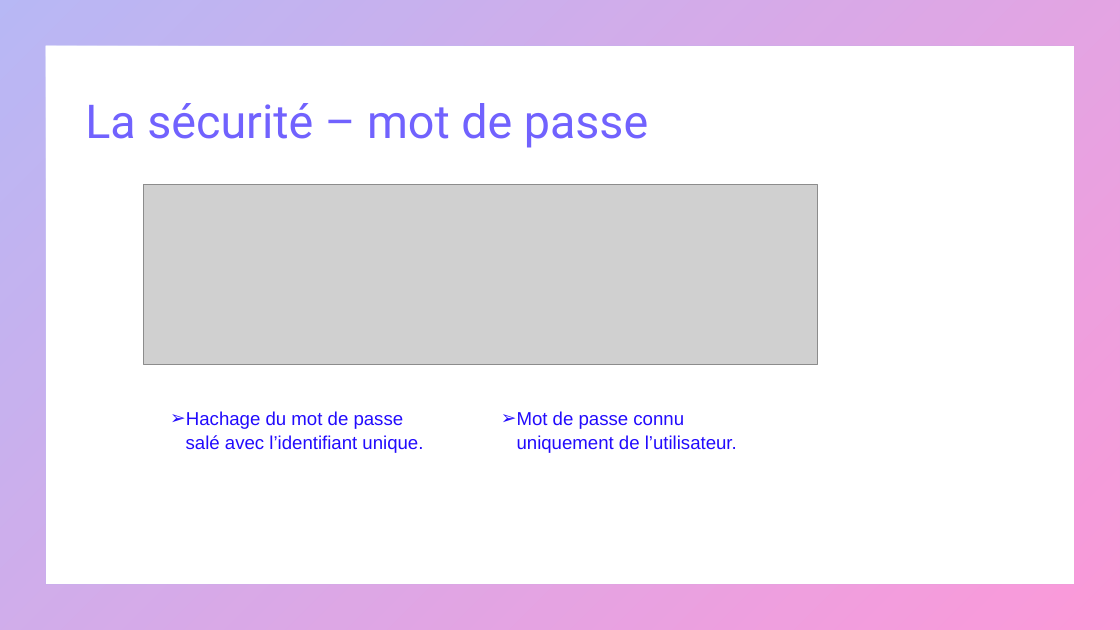
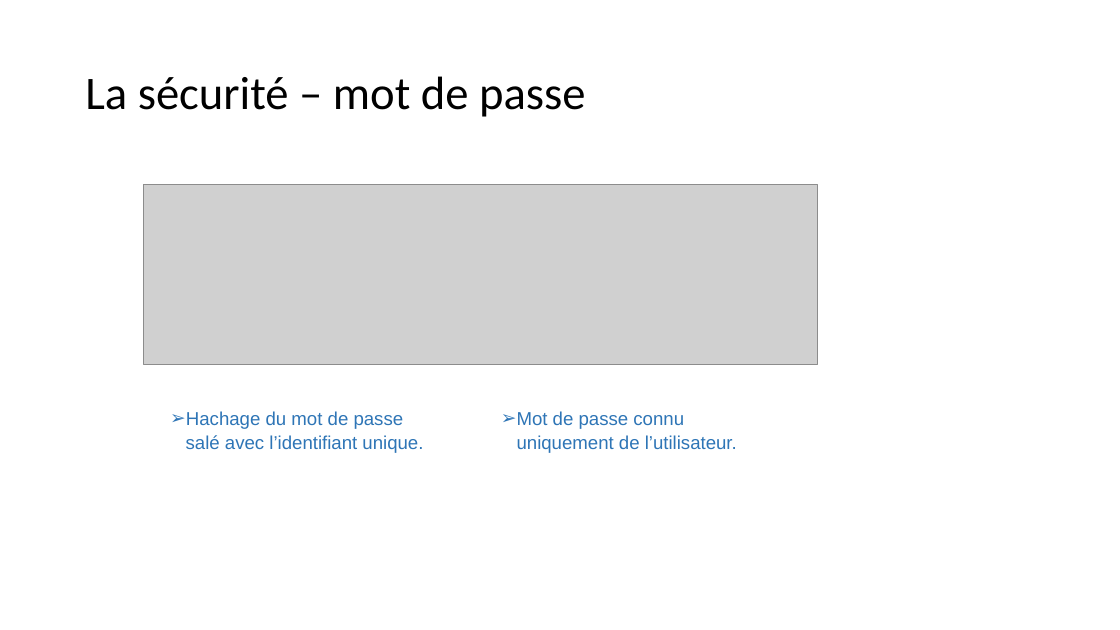
Before and after one commit to mapette/sos_immo_backend, a slide deck: slide 16 of doc/présentation V4 - commentaires.pptx. Drawn at 1120x630 pixels with LibreOffice and Linux fonts; fonts in the diff are those of the drawing; grey boxes stand for pictures. Boxes give left, top, right and bottom in pixels: in the first picture for what was removed or moved away, otherwise in the second. Text is boxed around its words. In the diff, an @@ line names an element or a change of style, - is before the commit and + after.

```diff
--- a/doc/présentation V4 - commentaires.pptx
+++ b/doc/présentation V4 - commentaires.pptx
@@ frame removed at <box>0,0,1120,630</box> @@
@@ title "La sécurité – mot de ...": place and size @@
-title "La sécurité – mot de ..." at <box>85,103,648,148</box>
+title "La sécurité – mot de ..." at <box>85,76,585,117</box>
@@ title "La sécurité – mot de ..." at <box>85,76,585,117</box>: font Roboto to Calibri, text colour gradient #7162FE to #F900A0 to #000000 @@
@@ text colour #220BFD to #2E75B6 in 3 elements at <box>517,411,737,453</box>, <box>186,411,404,429</box>, <box>186,435,423,453</box> @@
```
Also in this commit, not shown: 23 other slides changed, 1 slide added, 1 other file.
